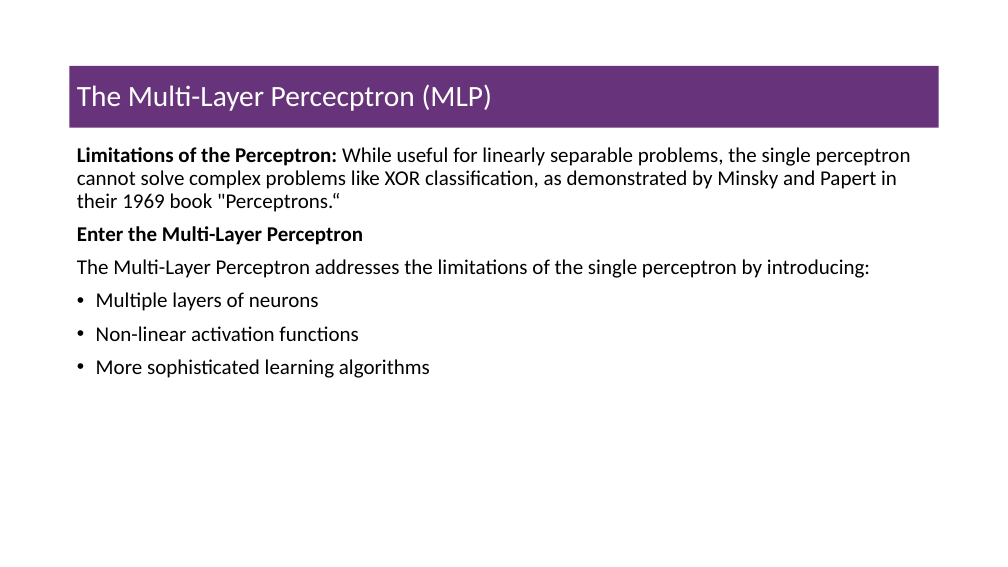
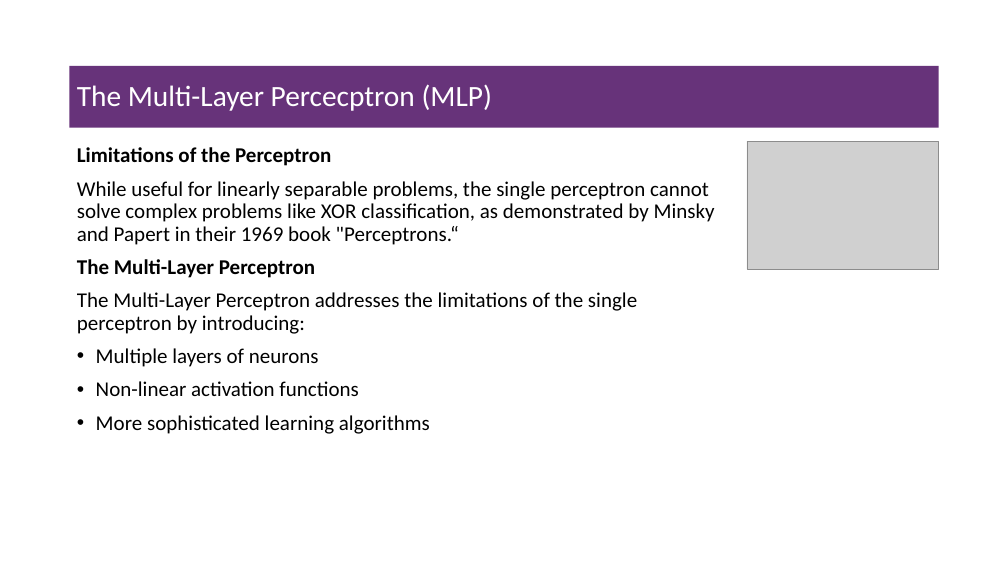
Before and after one commit to msfasha/307307-BI-Methods, a slide deck: slide 19 of 20242-NLP-LLM/lecture notes/Part 2 - Introduction to Large Language Models/Part 2 - Introduction to Large Language Models.pptx (slide 20 before the commit). Drawn at 1008x567 pixels with LibreOffice and Linux fonts; fonts in the diff are those of the drawing; grey boxes stand for pictures; background and template pictures are left out. Boxes give left, top, right and bottom in pixels: in the first picture for what was removed or moved away, otherwise in the second. Text is boxed around its words. In the diff, an @@ line names an element or a change of style, - is before the commit and + after.

```diff
--- a/20242-NLP-LLM/lecture notes/Part 2 - Introduction to Large Language Models/Part 2 - Introduction to Large Language Models.pptx
+++ b/20242-NLP-LLM/lecture notes/Part 2 - Introduction to Large Language Models/Part 2 - Introduction to Large Language Models.pptx
@@ text at [77, 147, 715, 278]: text changed @@
-Limitations of the Perceptron: While useful for linearly separable problems, the single perceptron cannot solve complex problems like XOR classification, as demonstrated by Minsky and Papert in their 1969 book "Perceptrons.“
-Enter the Multi-Layer Perceptron
+Limitations of the Perceptron
+While useful for linearly separable problems, the single perceptron cannot solve complex problems like XOR classification, as demonstrated by Minsky and Papert in their 1969 book "Perceptrons.“
+The Multi-Layer Perceptron
@@ picture added at [747, 141, 939, 269] @@
```
Also in this commit, not shown: 2 other slides changed, 1 slide added, 5 slides removed, 5 other files.
